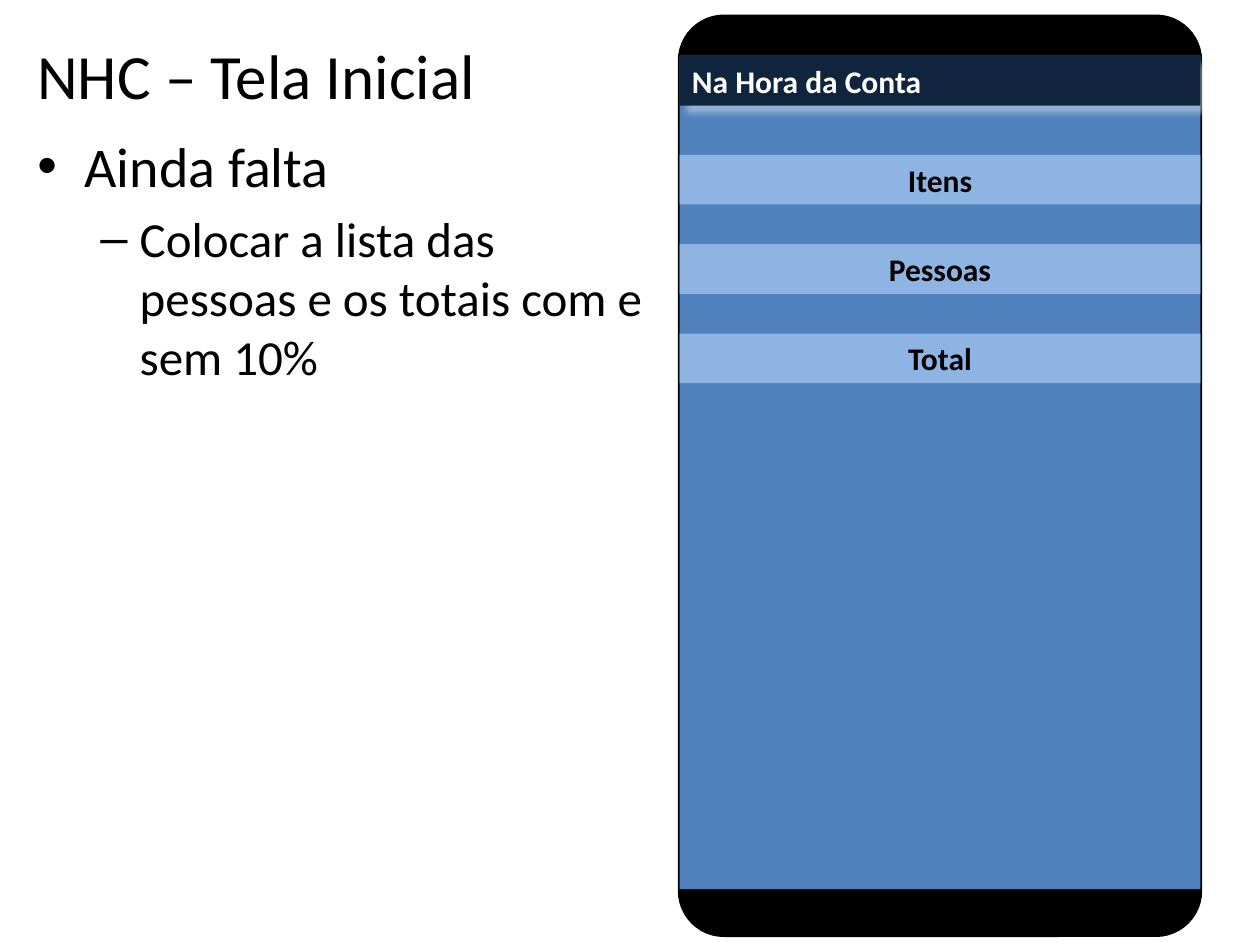
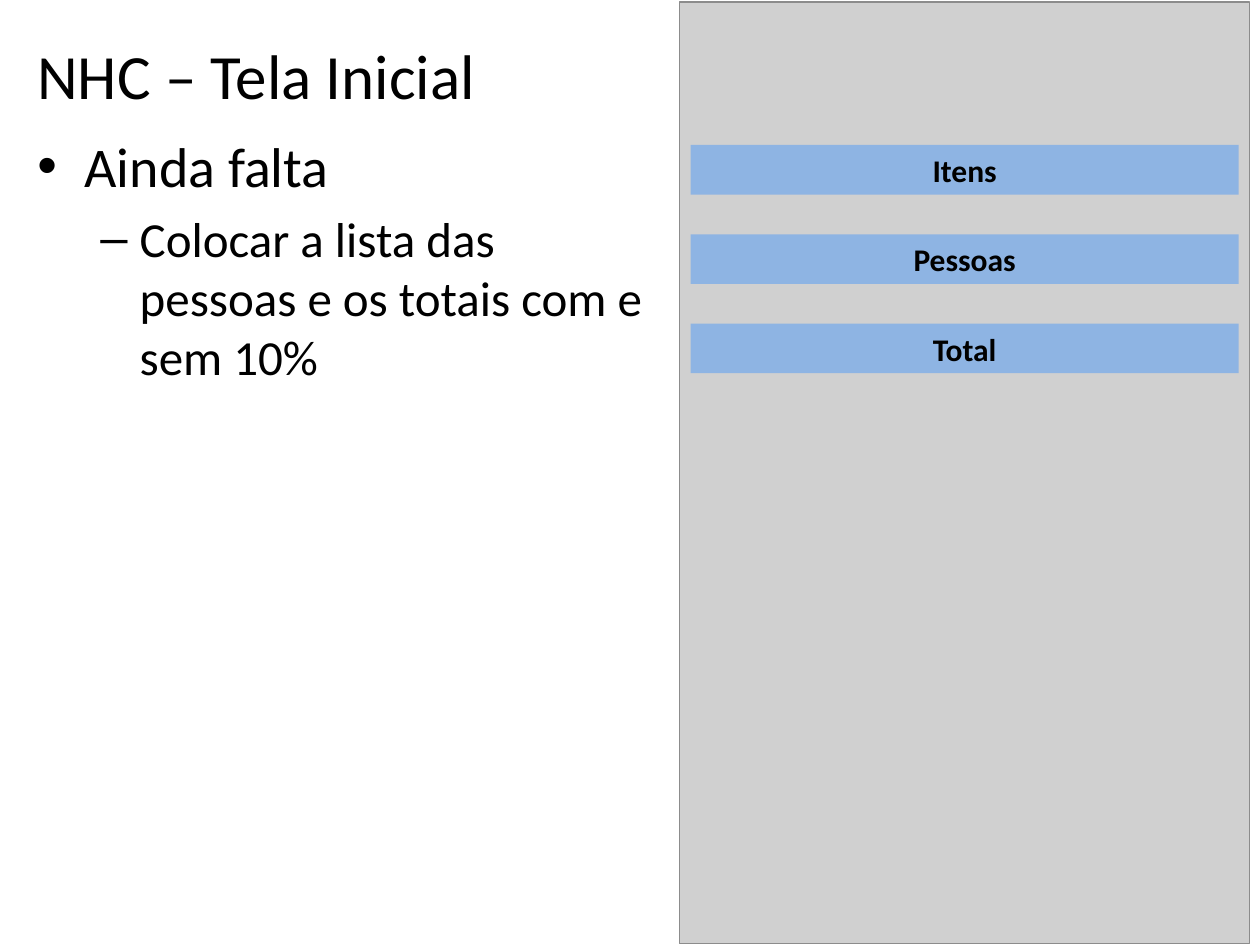
Before and after one commit to betito/proj-beto-rara, a slide deck: slide 5 of ButecoCalc/Calculadora de Buteco - V2.0.pptx. Drawn at 1260x945 pixels with LibreOffice and Linux fonts; fonts in the diff are those of the drawing; grey boxes stand for pictures. Boxes give left, top, right and bottom in pixels: in the first picture for what was removed or moved away, otherwise in the second. Text is boxed around its words. In the diff, an @@ line names an element or a change of style, - is before the commit and + after.

```diff
--- a/ButecoCalc/Calculadora de Buteco - V2.0.pptx
+++ b/ButecoCalc/Calculadora de Buteco - V2.0.pptx
@@ rounded rectangle removed at (679, 16, 1200, 935) @@
@@ picture added at (679, 3, 1250, 944) @@
@@ rectangle removed at (679, 55, 1200, 888) @@
@@ rectangle removed at (679, 55, 1200, 105) @@
-Na Hora da Conta
@@ rectangle "Itens": place and size @@
-rectangle "Itens" at (679, 155, 1200, 204)
+rectangle "Itens" at (690, 145, 1239, 194)
@@ rectangle "Pessoas": place and size @@
-rectangle "Pessoas" at (679, 244, 1200, 294)
+rectangle "Pessoas" at (690, 234, 1239, 284)
@@ rectangle "Total": place and size @@
-rectangle "Total" at (679, 334, 1200, 383)
+rectangle "Total" at (690, 324, 1239, 373)
```
Also in this commit, not shown: 3 other slides changed.
